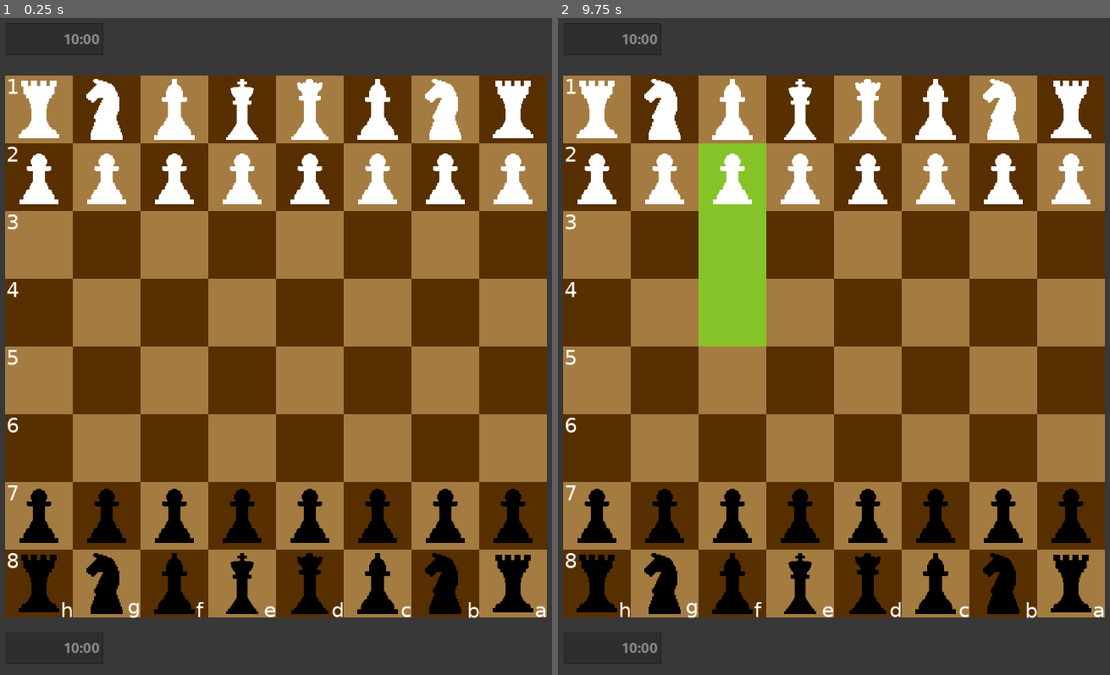
Above: before the commit, frames 1-2 (left to right).
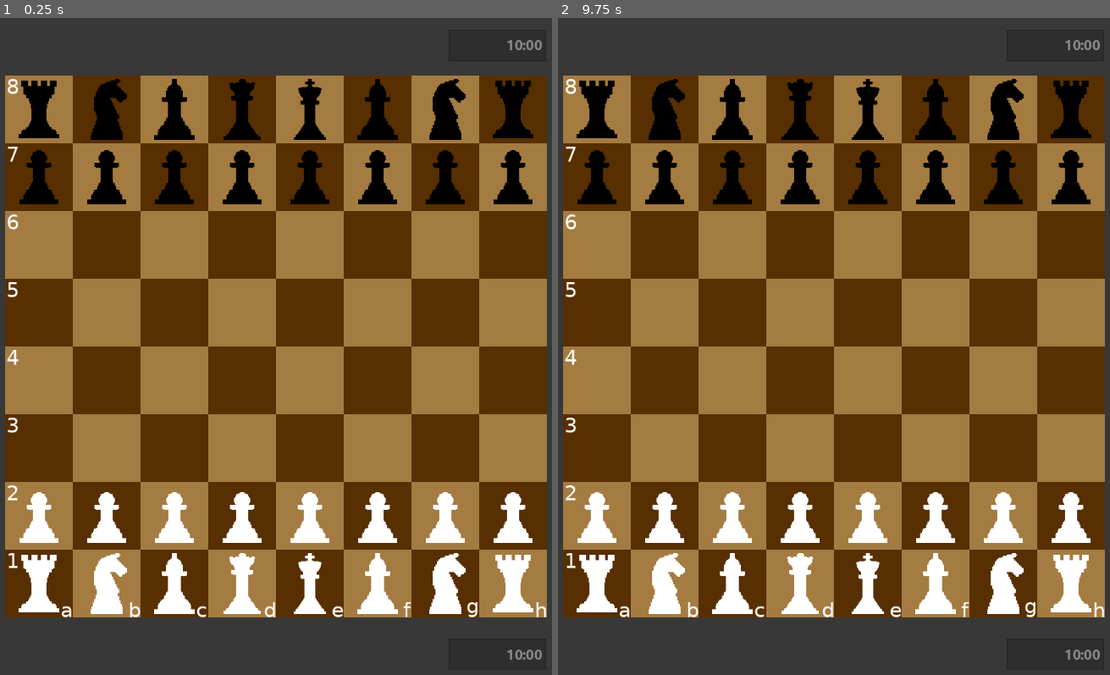
Above: after the commit, the same moments.

Repository: sammy-kuang/EvolutionChess
Game: Godot game, scene res://Scene.tscn
Same seed, same stepped clock (60 frames per second), same inputs: the game is played once before the commit and once after it. This scene is started directly instead of the project's main scene. Sound files missing from this copy of the repository are replaced by a short silence.
Inputs (mouse positions are in pixels of both pictures, inside the frame that each line leads up to):
- Up to frame 1 (0.25 s): no input
- Up to frame 2 (9.75 s): tap Enter at 0.5, 2, 3.5 s; move the mouse to (800, 484) at 0.52 s; press the mouse at (800, 484) at 0.53 s; hold E (upgrade, bound only after the commit) 0.53-2.03 s; tap Space at 1.25, 2.75, 4.25 s; move the mouse to (1038, 445) at 1.27 s; release the mouse at (1038, 445) at 1.28 s; right-click (1038, 445) at 1.35 s; move the mouse to (629, 247) at 2.02 s; hold R (undo) 2.03-2.78 s; move the mouse to (867, 346) at 2.77 s; click (867, 346) at 2.85 s; move the mouse to (734, 175) at 3.52 s; hold Right mouse button (right_click) 3.53-4.28 s; move the mouse to (983, 313) at 4.27 s; hold E (upgrade, bound only after the commit) 4.28-8.03 s; tap R (undo) at 4.35, 8.85 s; move the mouse to (696, 379) at 5.02 s; press the mouse at (696, 379) at 5.03 s; move the mouse to (900, 195) at 5.77 s; release the mouse at (900, 195) at 5.78 s; right-click (900, 195) at 5.85 s; move the mouse to (800, 484) at 6.52 s; hold R (undo) 6.53-7.28 s; move the mouse to (1038, 445) at 7.27 s; click (1038, 445) at 7.35 s; move the mouse to (629, 247) at 8.02 s; hold Right mouse button (right_click) 8.03-8.78 s; move the mouse to (867, 346) at 8.77 s; move the mouse to (734, 175) at 9.52 s; press the mouse at (734, 175) at 9.53 s; hold E (upgrade, bound only after the commit) from 9.53 s (still down)

The runs differ from the first frame. In frame 1, 12% of the frame differs, in the area x 1-99%, y 2-98%; in frame 2, 15%.

Commit message:
add audio and main menu ui

Diff:
--- a/Instances/Piece.gd
+++ b/Instances/Piece.gd
@@ -95,8 +95,6 @@
 			return move
 
 func generate_possible_moves(): # this is gonna be messy...
-	possible_moves.clear()
-
 	var generation = []
 	match piece_type:
 		0: # pawn ( i should probably try cleaning up this code )
@@ -170,9 +168,10 @@
 				var st = tile.get_surrounding_tiles()
 				for t in st:
 					if t.has_enemy_piece(team_index):
-						for m in generation:
-							if m.end_tile == t:
-								generation.erase(m)
+						if t.piece.piece_type != 5:
+							for m in generation:
+								if m.end_tile == t:
+									generation.erase(m)
 		5: # king
 			var s = tile.get_surrounding_tiles()
 			for t in s:
@@ -234,10 +233,11 @@
 	# upgraded queen limitations !
 	var st = tile.get_surrounding_tiles()
 
-	for t in st:
-		if t.has_enemy_piece(team_index):
-			if t.piece.piece_type == 4 and t.piece.upgraded: # surroundings has an upgraded queen, can't move!
-				generation.clear()
+	if piece_type != 5:
+		for t in st:
+			if t.has_enemy_piece(team_index):
+				if t.piece.piece_type == 4 and t.piece.upgraded: # surroundings has an upgraded queen, can't move!
+					generation.clear()
 
 	# upgraded rook limitations
 	for m in generation:
--- a/Instances/Tile.gd
+++ b/Instances/Tile.gd
@@ -214,7 +214,7 @@
 	is_highlighted = value
 
 func has_piece():
-	return (piece != null)
+	return (piece != null and piece.visible)
 
 func has_piece_type(piece_type : int):
 	if has_piece():
--- a/Main.gd
+++ b/Main.gd
@@ -31,14 +31,18 @@
 var game_turns = 0
 var calculate : Thread = null
 
+# audio misc
+var move_clip : AudioStream = load("res://Audio/move.wav")
+
 
 # Called when the node enters the scene tree for the first time.
 func _ready():
 	generate_board()
 	create_teams()
-	# parse_fen_string("4k3/Pr6/1R6/1N6/8/8/8/4K2B w - - 0 1")
-	# parse_fen_string("4k3/Pr5R/1R/8/8/8/8/1K5B w KQkq - 0 1")
+#	parse_fen_string("4k3/Pr6/1R6/1N6/8/8/8/4K2B w - - 0 1")
+#	parse_fen_string("4k3/Pr5R/1R/8/8/8/3p3/1K5B w KQkq - 0 1")
 	parse_fen_string("rnbqkbnr/pppppppp/8/8/8/8/PPPPPPPP/RNBQKBNR w KQkq - 0 1")
+#	set_piece_upgraded_state(27, true)
 
 
 
@@ -57,6 +61,11 @@
 
 	if game_over: # don't let anymore inputs on the game if the game has ended
 		return
+
+	if event.is_action_pressed("upgrade") and !Server.has_session:
+		if mouse_tile != null:
+			if mouse_tile.has_piece():
+				set_piece_upgraded_state(pieces.find(mouse_tile.piece), true)
 
 	var mouse_event : bool = event.is_action_pressed("click") or event.is_action_pressed("right_click")
 
@@ -77,6 +86,7 @@
 	# setting
 	mouse_piece = piece
 	mouse_piece.possible_moves = mouse_piece.generate_legal_moves(m)
+
 	piece.cached_tile = piece.tile
 	piece.z_index += 1
 	# de-linking
@@ -214,23 +224,22 @@
 	move.move_piece.has_moved = true
 	current_turn = 1 if current_turn == 0 else 0
 
-#	print("called update session info. total turns: " + str(game_turns) + ", current turn: " + str(current_turn))
-#	print(moved_team.team_index)
+	if move.move_piece.piece_type == 0:
+		var target_y = 7 if moved_team.team_index == 0 else 0
+		if move.end_tile.tile_pos.y == target_y:
+			move.move_piece.set_piece_type(4)
+
 
 	if move.taken_piece != null:
 		if move.taken_piece.upgraded:
 			move.taken_piece.get_team().upgraded_pieces = Functions.array_safe_erase(move.taken_piece.get_team().upgraded_pieces, move.taken_piece)
-
-	# check! checking
-#	print("Moved team: " + str(moved_team.team_index))
-#	print("Unmoved team: " + str(moved_team.get_enemy_team().team_index))
 
 	if moved_team.has_enemy_in_check():
 		print("we have the enemy in check!")
 		teams[current_turn].get_king().tile.set_highlight(true, check_color)
 	else:
-		teams[0].get_king().tile.set_highlight(false)
-		teams[1].get_king().tile.set_highlight(false)
+		for tile in tiles:
+			tile.set_highlight(false)
 
 	if Server.has_session and Server.enemy_id != -1 and Server.team_index == 0: # need an opponent, host has timer dominance
 		Server.upload_updated_timer()
@@ -258,6 +267,7 @@
 		add_child(timer)
 		timer.start()
 
+	Server.play_sound(move_clip)
 
 func moved(move : Move):
 	var _move_piece = move.move_piece
@@ -290,10 +300,15 @@
 	var whl = w.has_legal_moves()
 	var bhl = b.has_legal_moves()
 
+	var cur_team : Team = teams[current_turn]
+
 	var reason = "None"
 
 	if !w.can_mate() and !b.can_mate():  # assume stalemate?
 		reason = "Stalemate! Draw."
+
+	if !whl or !bhl:
+		reason = "Game over! One team cannot move!"
 
 	for team in teams:
 		var e_team : Team = team.get_enemy_team()
@@ -303,6 +318,9 @@
 				reason = "Stalemate! Draw."
 			else:
 				reason = "Checkmate! " + Team.index_to_team_name(e_team.team_index) + " has won!"
+
+	if cur_team.has_enemy_in_check():
+		reason = "Game over! " + Team.index_to_team_name(current_turn) + " is able to take the other king!"
 
 	if reason != "None":
 		set_game_over(true, reason)
--- a/MainMenu.gd
+++ b/MainMenu.gd
@@ -1,6 +1,6 @@
 extends Node2D
 
-onready var join_button : Button = get_node("Join")
+onready var join_button : TextureButton = get_node("Join")
 onready var cooldown_timer : Timer = get_node("Join/Cooldown")
 var code_edit : LineEdit = null
 
--- a/MainMenu.tscn
+++ b/MainMenu.tscn
@@ -1,61 +1,124 @@
-[gd_scene load_steps=3 format=2]
+[gd_scene load_steps=13 format=2]
 
 [ext_resource path="res://MainMenu.gd" type="Script" id=1]
 [ext_resource path="res://Sprites/close_button.png" type="Texture" id=2]
+[ext_resource path="res://Sprites/UI/Background.png" type="Texture" id=3]
+[ext_resource path="res://Sprites/UI/host_button.png" type="Texture" id=4]
+[ext_resource path="res://Sprites/UI/Logo.png" type="Texture" id=5]
+[ext_resource path="res://Sprites/UI/join_button.png" type="Texture" id=6]
+[ext_resource path="res://Sprites/UI/Textbox.png" type="Texture" id=7]
+[ext_resource path="res://Fonts/American Typewriter Regular.ttf" type="DynamicFontData" id=8]
+
+[sub_resource type="DynamicFont" id=3]
+size = 35
+extra_spacing_char = 1
+font_data = ExtResource( 8 )
+
+[sub_resource type="StyleBoxTexture" id=1]
+texture = ExtResource( 7 )
+region_rect = Rect2( 0, 0, 402, 82 )
+
+[sub_resource type="StyleBoxTexture" id=4]
+texture = ExtResource( 7 )
+region_rect = Rect2( 0, 0, 402, 82 )
+modulate_color = Color( 0.592157, 0.592157, 0.592157, 1 )
+
+[sub_resource type="Theme" id=2]
+LineEdit/colors/clear_button_color = Color( 0.0823529, 0.0823529, 0.0823529, 1 )
+LineEdit/colors/clear_button_color_pressed = Color( 0.0823529, 0.0823529, 0.0823529, 1 )
+LineEdit/colors/cursor_color = Color( 0.356863, 0.356863, 0.356863, 1 )
+LineEdit/colors/font_color = Color( 0.356863, 0.356863, 0.356863, 1 )
+LineEdit/colors/font_color_selected = Color( 0.14902, 0.14902, 0.14902, 1 )
+LineEdit/colors/font_color_uneditable = Color( 0.137255, 0.137255, 0.137255, 1 )
+LineEdit/colors/selection_color = Color( 1, 1, 1, 1 )
+LineEdit/constants/minimum_spaces = 12
+LineEdit/fonts/font = SubResource( 3 )
+LineEdit/icons/clear = null
+LineEdit/styles/focus = null
+LineEdit/styles/normal = SubResource( 1 )
+LineEdit/styles/read_only = SubResource( 4 )
 
 [node name="MainMenu" type="Node2D"]
 script = ExtResource( 1 )
+
+[node name="Background" type="TextureRect" parent="."]
+anchor_left = 0.5
+anchor_top = 0.5
+anchor_right = 0.5
+anchor_bottom = 0.5
+margin_left = -874.249
+margin_top = -275.0
+margin_right = 1899.75
+margin_bottom = 981.0
+texture = ExtResource( 3 )
+stretch_mode = 1
+__meta__ = {
+"_edit_use_anchors_": false
+}
+
+[node name="Logo" type="TextureRect" parent="."]
+anchor_left = 0.5
+anchor_top = 0.5
+anchor_right = 0.5
+anchor_bottom = 0.5
+margin_left = 166.0
+margin_right = 800.0
+margin_bottom = 448.0
+rect_scale = Vector2( 0.75, 0.75 )
+texture = ExtResource( 5 )
+__meta__ = {
+"_edit_use_anchors_": false
+}
 
 [node name="Main Camera" type="Camera2D" parent="."]
 offset = Vector2( 400, 400 )
 current = true
 
-[node name="Host" type="Button" parent="."]
-margin_left = 189.091
-margin_top = 146.468
-margin_right = 615.091
-margin_bottom = 366.468
-text = "Host"
-__meta__ = {
-"_edit_use_anchors_": false
-}
+[node name="Host" type="TextureButton" parent="."]
+margin_left = 222.0
+margin_top = 391.309
+margin_right = 935.0
+margin_bottom = 577.309
+rect_scale = Vector2( 0.5, 0.5 )
+texture_normal = ExtResource( 4 )
 
 [node name="CloseSession" type="TextureButton" parent="Host"]
 visible = false
+modulate = Color( 0.945098, 0.611765, 0.223529, 1 )
+self_modulate = Color( 0.945098, 0.611765, 0.223529, 1 )
 anchor_left = 0.5
 anchor_top = 0.5
 anchor_right = 0.5
 anchor_bottom = 0.5
-margin_left = 272.0
+margin_left = 384.0
 margin_top = -32.0
-margin_right = 336.0
+margin_right = 448.0
 margin_bottom = 32.0
 texture_normal = ExtResource( 2 )
 __meta__ = {
 "_edit_use_anchors_": false
 }
 
-[node name="Join" type="Button" parent="."]
-margin_left = 197.1
-margin_top = 453.481
-margin_right = 623.1
-margin_bottom = 673.481
-text = "Join"
-__meta__ = {
-"_edit_use_anchors_": false
-}
+[node name="Join" type="TextureButton" parent="."]
+margin_left = 222.0
+margin_top = 525.091
+margin_right = 935.0
+margin_bottom = 711.091
+rect_scale = Vector2( 0.5, 0.5 )
+texture_normal = ExtResource( 6 )
 
 [node name="Cooldown" type="Timer" parent="Join"]
 one_shot = true
 
 [node name="CodeEnter" type="LineEdit" parent="."]
-margin_left = 198.385
-margin_top = 722.272
-margin_right = 623.385
-margin_bottom = 772.272
+margin_left = 296.0
+margin_top = 642.0
+margin_right = 713.0
+margin_bottom = 800.0
+rect_scale = Vector2( 0.5, 0.5 )
+theme = SubResource( 2 )
 text = "CODE"
 align = 1
-clear_button_enabled = true
 __meta__ = {
 "_edit_use_anchors_": false
 }
--- a/Scene.gd
+++ b/Scene.gd
@@ -17,7 +17,6 @@
 
 # Called when the node enters the scene tree for the first time.
 func _ready():
-	flip()
 	pass
 
 func _process(delta):
--- a/Scripts/Server.gd
+++ b/Scripts/Server.gd
@@ -20,8 +20,6 @@
 onready var code_enter : LineEdit = get_tree().get_root().get_node("MainMenu/CodeEnter")
 onready var close_session_button : TextureButton = get_tree().get_root().get_node("MainMenu/Host/CloseSession")
 var text_popup_prefab = preload("res://Instances/TextPopup.tscn")
-
-var VERSION_CODE = "JABNEFYHHDWA"
 
 # Called when the node enters the scene tree for the first time.
 func _ready():
@@ -130,6 +128,16 @@
 remote func receive_server_popup(text):
 	create_text_popup(text)
 
+func play_sound(audio_stream : AudioStream):
+	if OS.get_name() == "HTML5":
+		return
+
+	var audio_player = AudioStreamPlayer.new()
+	audio_player.connect("finished", audio_player, "queue_free")
+	audio_player.stream = audio_stream
+	add_child(audio_player)
+	audio_player.play()
+
 func _input(event):
 	if event.is_action_pressed("close"):
 		if has_session and enemy_id != -1:
--- a/Scripts/Team.gd
+++ b/Scripts/Team.gd
@@ -121,4 +121,5 @@
 			m.append_array(piece.generate_upgraded_moves())
 		var l = piece.generate_legal_moves(m).size()-1 # subtract one since we always technically put the piece back
 		amount += l
+
 	return amount != 0
--- a/project.godot
+++ b/project.godot
@@ -111,6 +111,11 @@
 "events": [ Object(InputEventKey,"resource_local_to_scene":false,"resource_name":"","device":0,"alt":false,"shift":false,"control":false,"meta":false,"command":false,"pressed":false,"scancode":16777217,"unicode":0,"echo":false,"script":null)
  ]
 }
+upgrade={
+"deadzone": 0.5,
+"events": [ Object(InputEventKey,"resource_local_to_scene":false,"resource_name":"","device":0,"alt":false,"shift":false,"control":false,"meta":false,"command":false,"pressed":false,"scancode":69,"unicode":0,"echo":false,"script":null)
+ ]
+}
 
 [physics]
 
Not shown, added: Audio/move.wav.import
Not shown, added: Audio/untitled.wav.import
Binary file added: Fonts/American Typewriter Regular.ttf
Binary file added: Sprites/UI/Background.png
Not shown, added: Sprites/UI/Background.png.import
Binary file added: Sprites/UI/Logo.png
Not shown, added: Sprites/UI/Logo.png.import
Binary file added: Sprites/UI/Textbox.png
Not shown, added: Sprites/UI/Textbox.png.import
Binary file added: Sprites/UI/host_button.png
Not shown, added: Sprites/UI/host_button.png.import
Binary file added: Sprites/UI/join_button.png
(and 4 more such lines)
